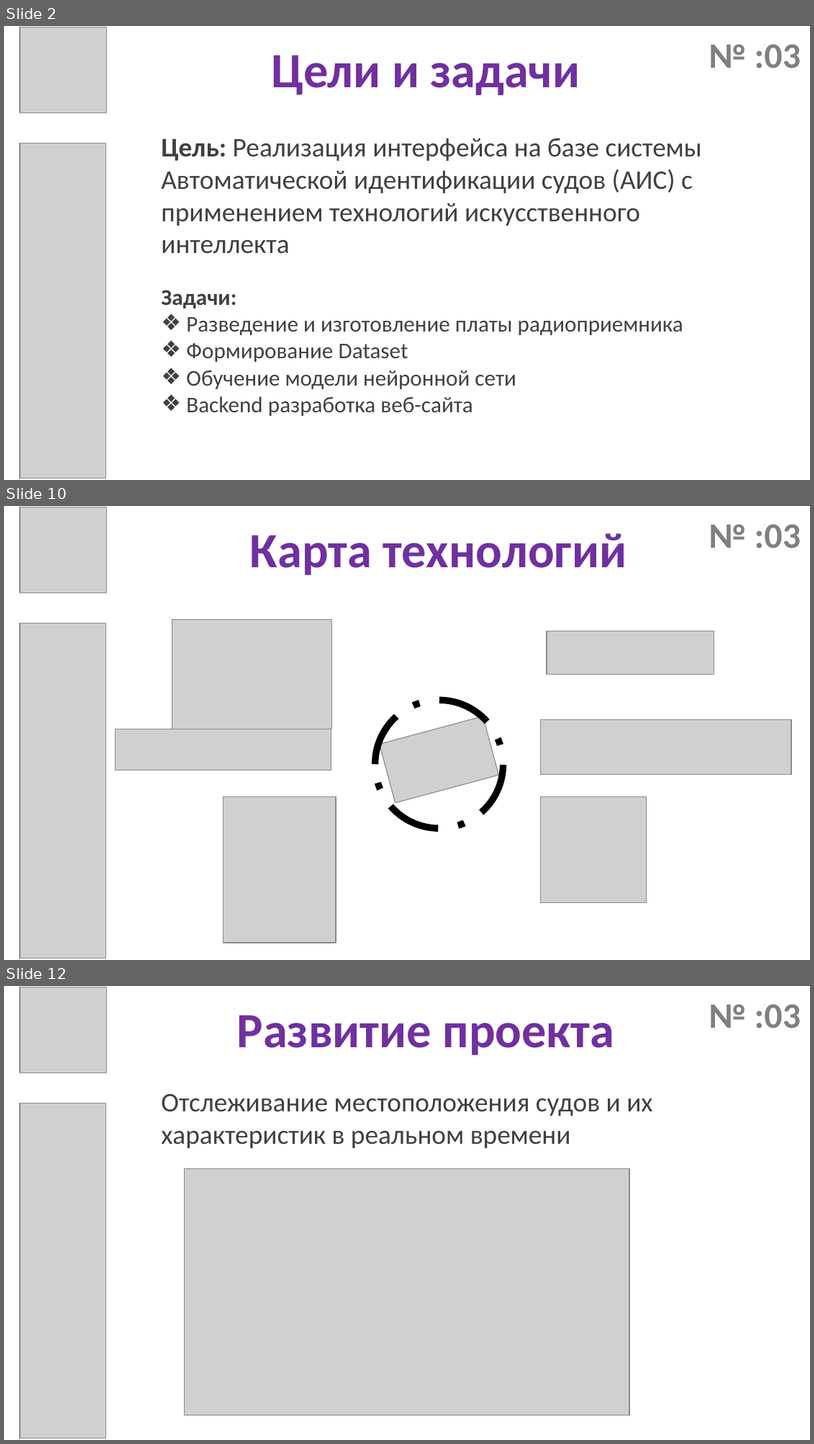
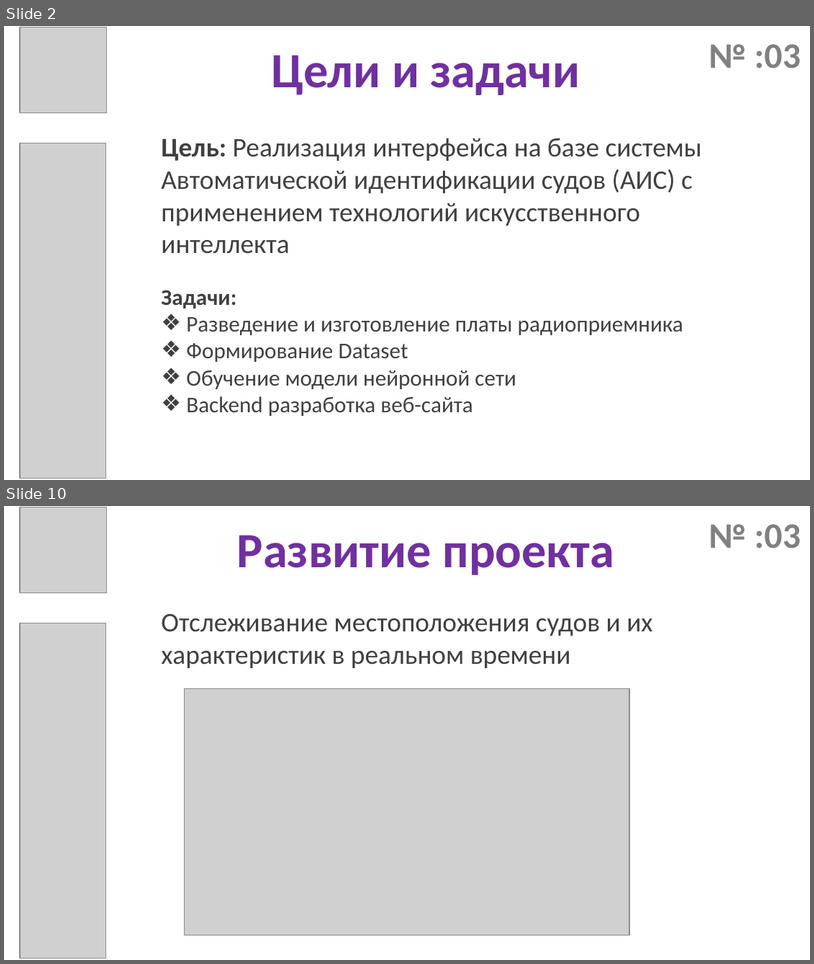
Before and after one commit to dpp-shlyopa-team/Presentation, a slide deck: преза.pptx. Shown one above the other, each under a label of ours: slides 2, 10 and 12 before the commit, slides 2 and 10 after it; the slides between them are not shown. The pictures are 814x1444 and 814x964 pixels, drawn with LibreOffice and Linux fonts; fonts in the diff are those of the drawing; grey boxes stand for pictures. Boxes give left, top, right and bottom in pixels: in the first picture for what was removed or moved away, otherwise in the second. Text is boxed around its words. In the diff, an @@ line names an element or a change of style, - is before the commit and + after.

```diff
--- a/преза.pptx
+++ b/преза.pptx
@@ slide 10 removed at (x1=4, y1=506, x2=810, y2=960), background #FFFFFF @@
@@ picture removed at (x1=20, y1=507, x2=107, y2=593) @@
@@ text removed at (x1=709, y1=524, x2=801, y2=548) @@
-№ :03
@@ title removed at (x1=250, y1=533, x2=628, y2=575) @@
-Карта технологий
@@ picture removed at (x1=20, y1=623, x2=106, y2=957) @@
@@ picture removed at (x1=172, y1=620, x2=332, y2=729) @@
@@ picture removed at (x1=547, y1=631, x2=715, y2=674) @@
@@ ellipse removed at (x1=375, y1=700, x2=503, y2=828) @@
@@ picture removed at (x1=379, y1=716, x2=499, y2=802) @@
@@ picture removed at (x1=540, y1=720, x2=792, y2=774) @@
@@ picture removed at (x1=116, y1=729, x2=332, y2=770) @@
@@ picture removed at (x1=224, y1=796, x2=336, y2=942) @@
@@ picture removed at (x1=540, y1=796, x2=646, y2=902) @@
@@ what was slide 12 is now slide 10 @@
```
Also in this commit, not shown: 9 slides changed, 1 other slide removed, 1 other file.
